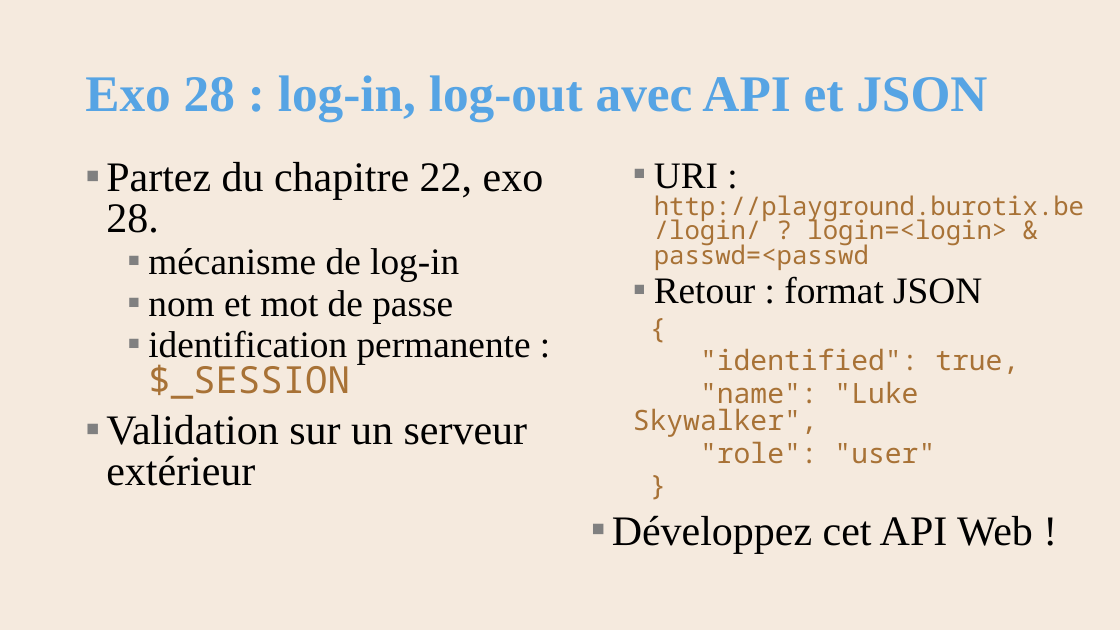
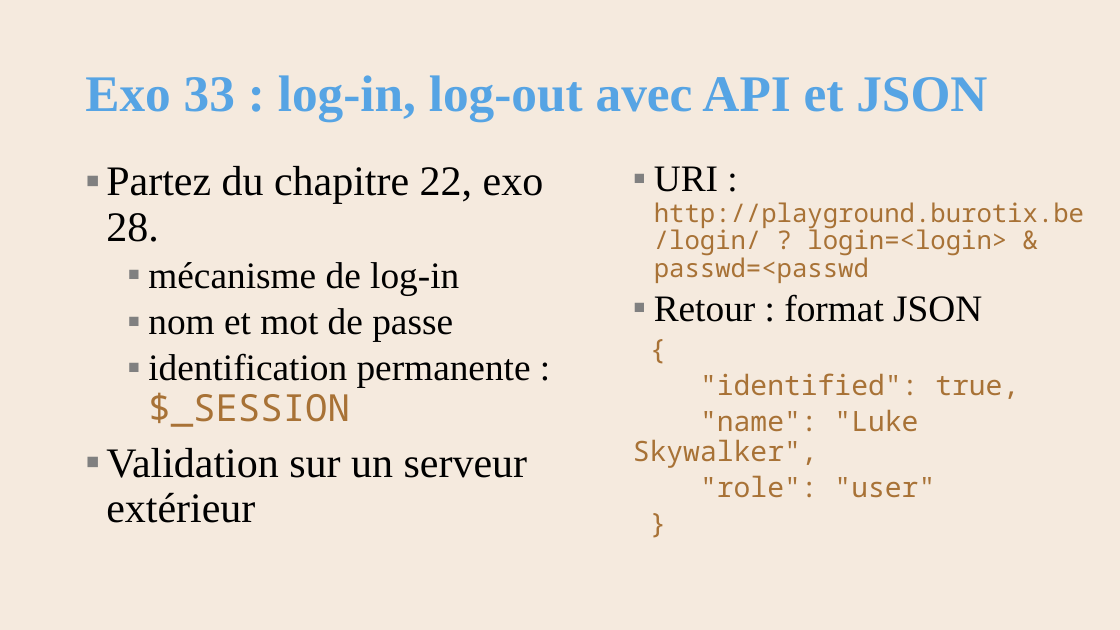
Before and after one commit to AlainWafflard/4IPW3, a slide deck: slide 21 of syllabus/25_intégration_NoSQL/syllabus_25_intégration_nosql.pptx. Drawn at 1120x630 pixels with LibreOffice and Linux fonts; fonts in the diff are those of the drawing; background and template pictures are left out. Boxes give left, top, right and bottom in pixels: in the first picture for what was removed or moved away, otherwise in the second. Text is boxed around its words. In the diff, an @@ line names an element or a change of style, - is before the commit and + after.

```diff
--- a/syllabus/25_intégration_NoSQL/syllabus_25_intégration_nosql.pptx
+++ b/syllabus/25_intégration_NoSQL/syllabus_25_intégration_nosql.pptx
@@ title at (85,75,987,121): text changed @@
-Exo 28 : log-in, log-out avec API et JSON
+Exo 33 : log-in, log-out avec API et JSON
@@ text "Partez du chapitre 22, exo ..." at (106,166,1084,523): line spacing 0.8 to 0.9 @@
@@ text at (612,515,1033,553): paragraph removed @@
-▪ Développez cet API Web !
```
Also in this commit, not shown: 3 other slides changed, 13 other files.
